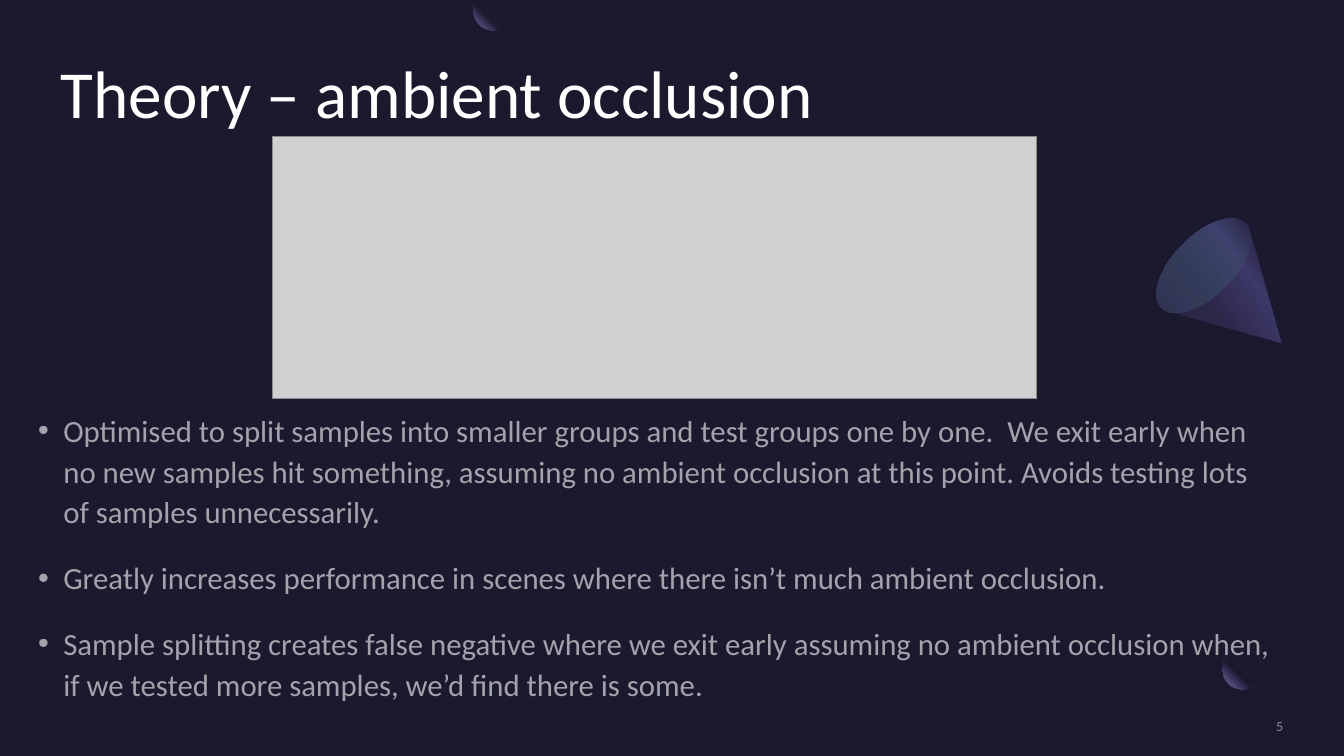
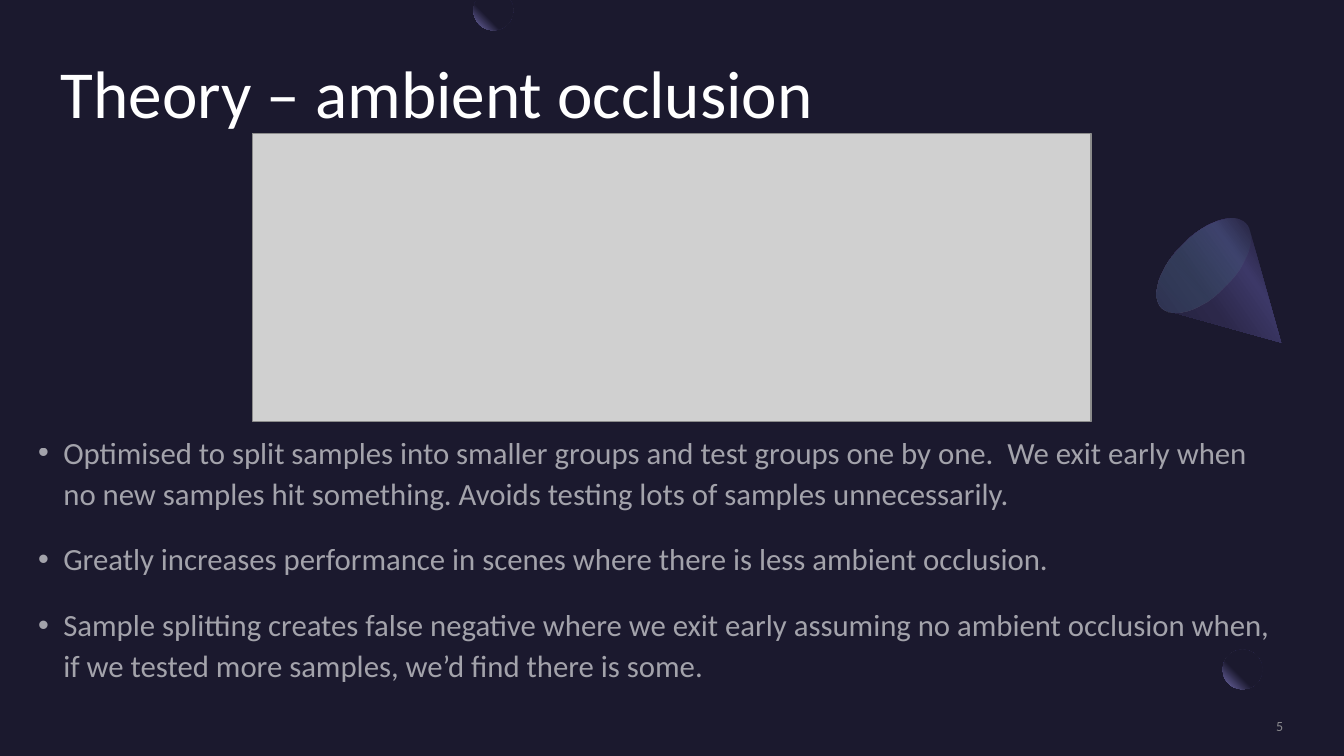
Before and after one commit to jtothec67/Ray-tracer, a slide deck: slide 5 of Presentation Title.pptx. Drawn at 1344x756 pixels with LibreOffice and Linux fonts; fonts in the diff are those of the drawing; grey boxes stand for pictures. Boxes give left, top, right and bottom in pixels: in the first picture for what was removed or moved away, otherwise in the second. Text is boxed around its words. In the diff, an @@ line names an element or a change of style, - is before the commit and + after.

```diff
--- a/Presentation Title.pptx
+++ b/Presentation Title.pptx
@@ picture: place and size @@
-picture at bbox=[273, 137, 1037, 399]
+picture at bbox=[253, 134, 1092, 421]
@@ text "Optimised to split samples into ...": place and size @@
-text "Optimised to split samples into ..." at bbox=[63, 421, 1269, 701]
+text "Optimised to split samples into ..." at bbox=[63, 443, 1269, 682]
@@ text at bbox=[63, 443, 1247, 575]: text changed @@
-• Optimised to split samples into smaller groups and test groups one by one. We exit early when no new samples hit something, assuming no ambient occlusion at this point. Avoids testing lots of samples unnecessarily.
-• Greatly increases performance in scenes where there isn’t much ambient occlusion.
+• Optimised to split samples into smaller groups and test groups one by one. We exit early when no new samples hit something. Avoids testing lots of samples unnecessarily.
+• Greatly increases performance in scenes where there is less ambient occlusion.
```
Also in this commit, not shown: 13 other slides changed, 1 slide added, 1 slide removed, 14 other files.
